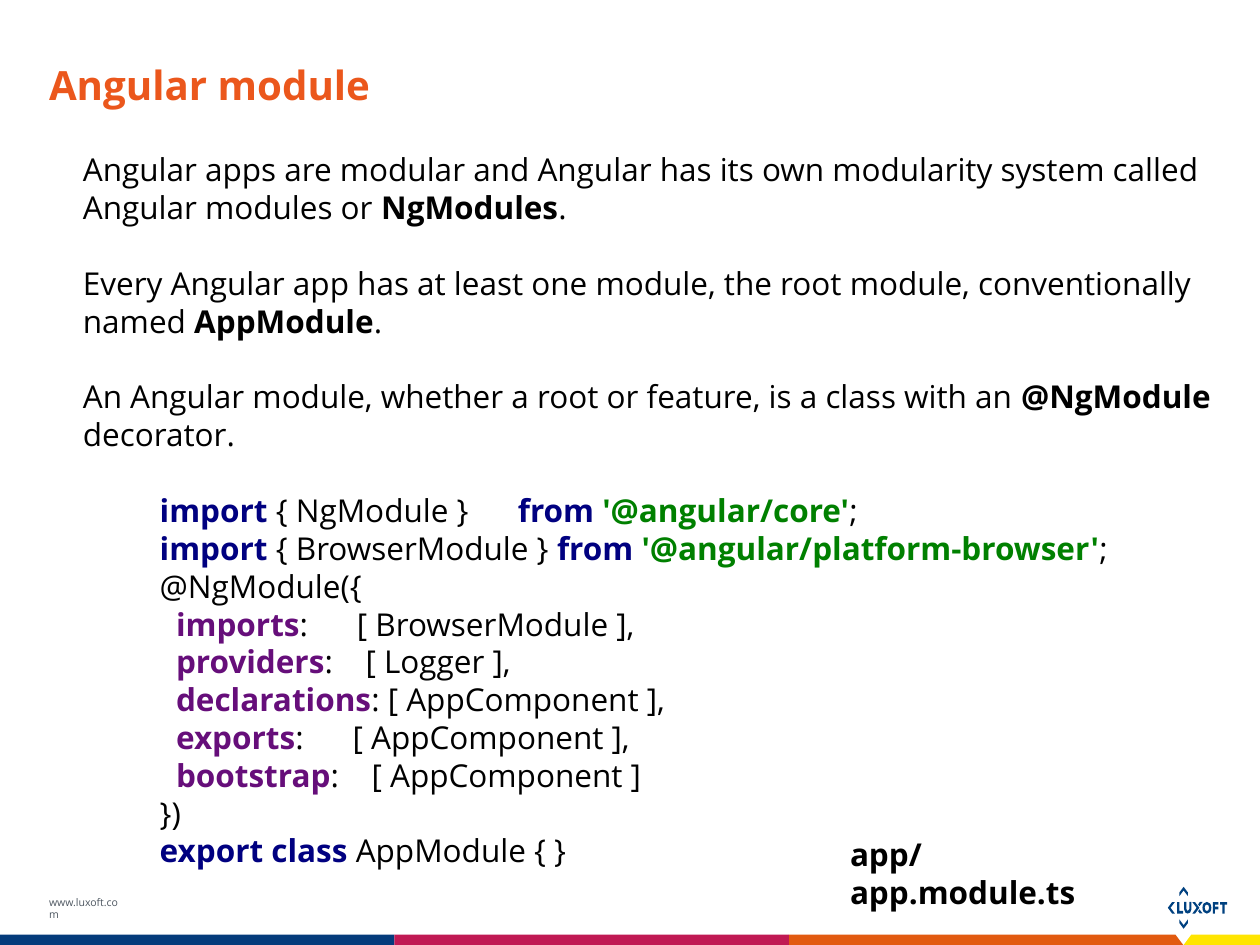
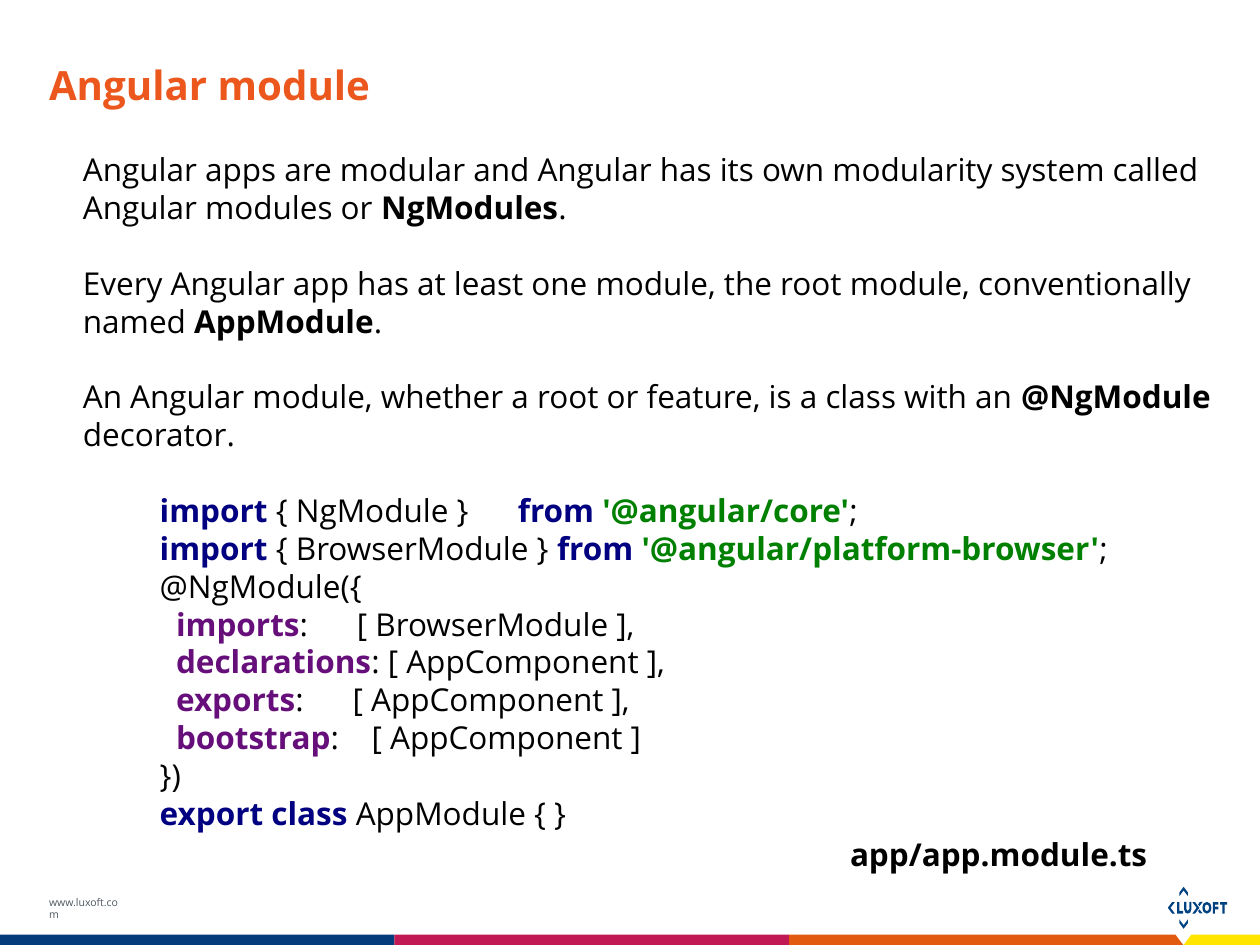
Before and after one commit to Dmdv/A2Course, a slide deck: slide 2 of Docs/angular2_components.pptx (slide 3 before the commit). Drawn at 1260x945 pixels with LibreOffice and Linux fonts; fonts in the diff are those of the drawing. Boxes give left, top, right and bottom in pixels: in the first picture for what was removed or moved away, otherwise in the second. Text is boxed around its words. In the diff, an @@ line names an element or a change of style, - is before the commit and + after.

```diff
--- a/Docs/angular2_components.pptx
+++ b/Docs/angular2_components.pptx
@@ text at <box>160,498,1108,833</box>: text changed @@
-import { NgModule } from '@angular/core';
-import { BrowserModule } from '@angular/platform-browser';
-@NgModule({
-imports: [ BrowserModule ],
-providers: [ Logger ],
-declarations: [ AppComponent ],
-exports: [ AppComponent ],
-bootstrap: [ AppComponent ]
-})
-export class AppModule { }
+import { NgModule } from '@angular/core';
+import { BrowserModule } from '@angular/platform-browser';
+@NgModule({
+imports: [ BrowserModule ],
+declarations: [ AppComponent ],
+exports: [ AppComponent ],
+bootstrap: [ AppComponent ]
+})
+export class AppModule { }
@@ text "app/app.module.ts" rewrapped from <box>850,843,1075,912</box> to <box>850,842,1147,874</box> @@
```
Also in this commit, not shown: 8 other slides changed, 2 slides removed, 3 other files.
